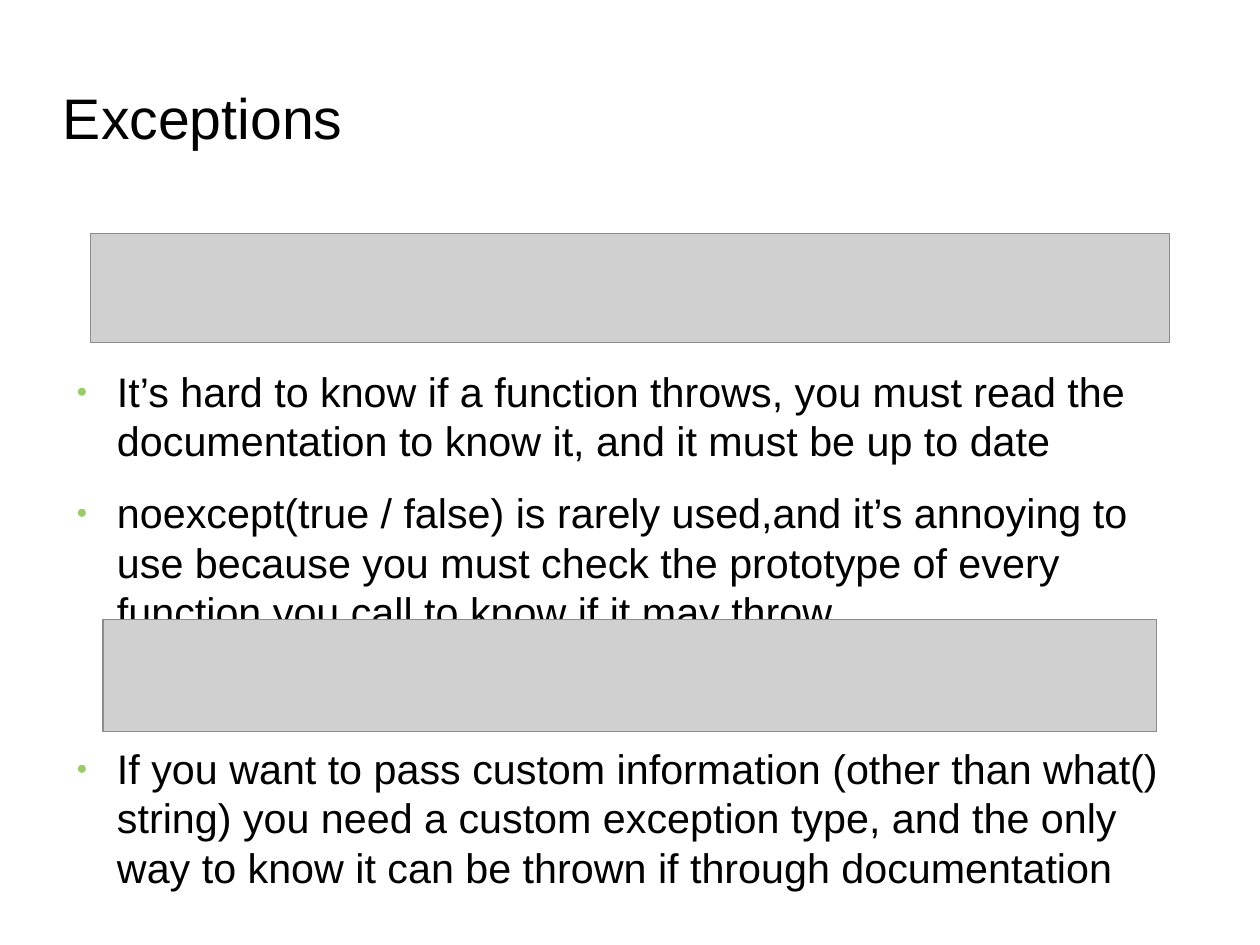
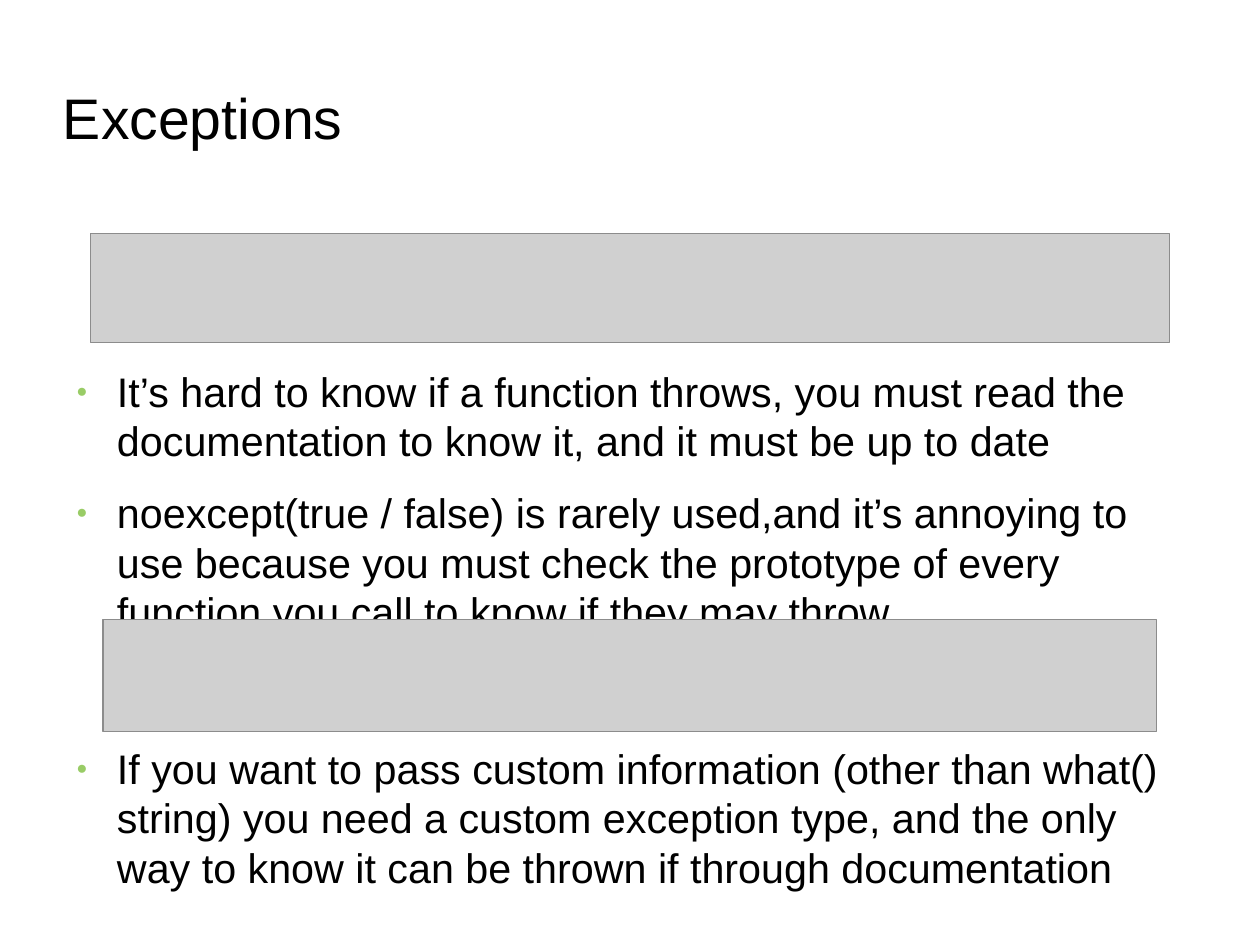
Before and after one commit to FranckRJ/CPP-trainings, a slide deck: slide 5 of expected-like-types/expected-like-types.odp. Drawn at 1260x945 pixels with LibreOffice and Linux fonts; fonts in the diff are those of the drawing; grey boxes stand for pictures; background and template pictures are left out. Boxes give left, top, right and bottom in pixels: in the first picture for what was removed or moved away, otherwise in the second. Text is boxed around its words. In the diff, an @@ line names an element or a change of style, - is before the commit and + after.

```diff
--- a/expected-like-types/expected-like-types.odp
+++ b/expected-like-types/expected-like-types.odp
@@ text at (117, 498, 1127, 620): text changed @@
-● noexcept(true / false) is rarely used,and it’s annoying to use because you must check the prototype of every function you call to know if it may throw
+● noexcept(true / false) is rarely used,and it’s annoying to use because you must check the prototype of every function you call to know if they may throw
```
Also in this commit, not shown: 3 other slides changed, 6 slides added, 2 slides removed, 1 other file.
